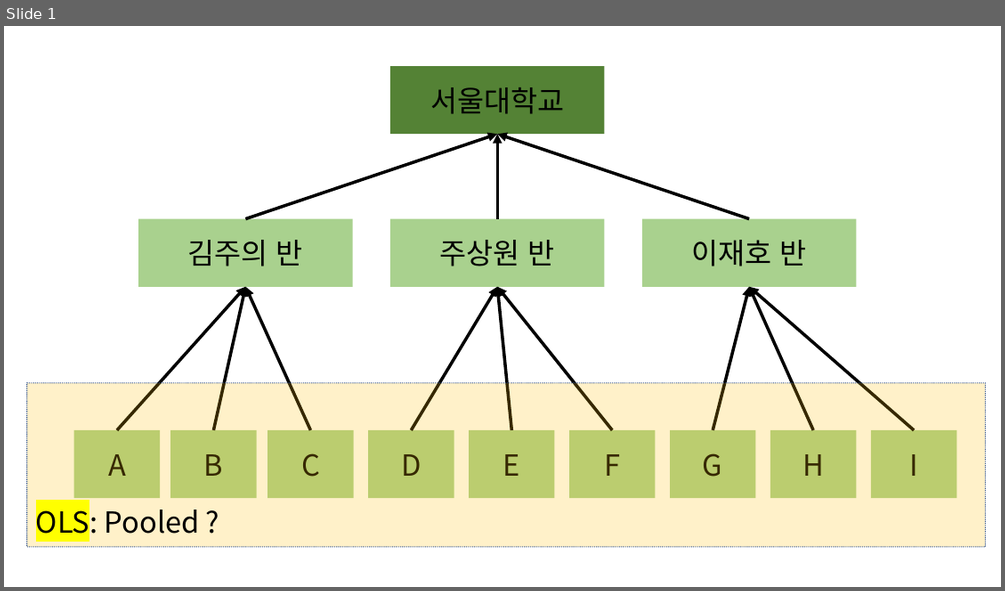
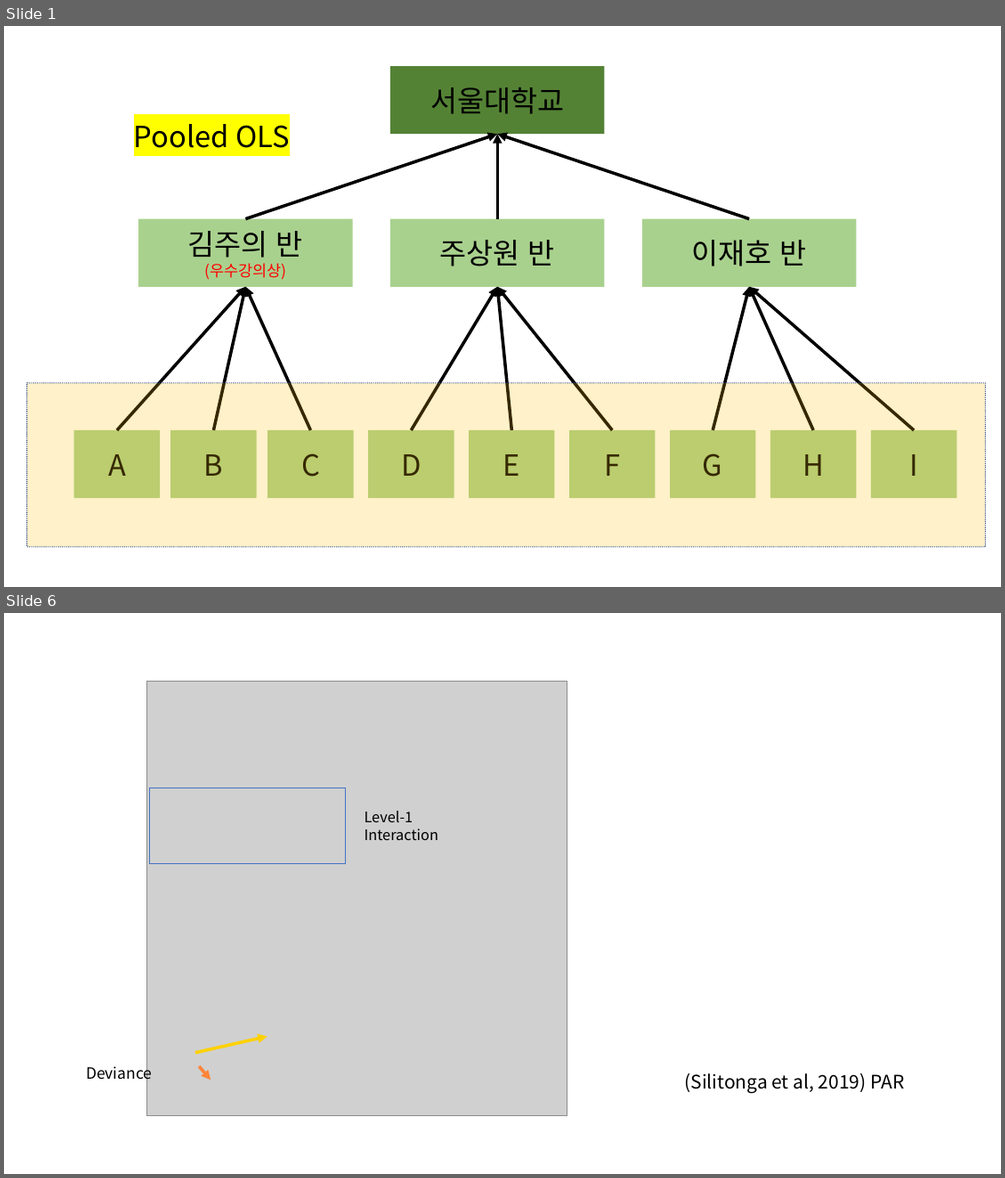
Before and after one commit to SangwonJu/HLM, a slide deck: 그림.pptx. Shown one above the other, each under a label of ours: slide 1 before the commit, slides 1 and 6 after it; the slides between them are not shown. The pictures are 1005x591 and 1005x1178 pixels, drawn with LibreOffice and Linux fonts; fonts in the diff are those of the drawing; grey boxes stand for pictures. Boxes give left, top, right and bottom in pixels: in the first picture for what was removed or moved away, otherwise in the second. Text is boxed around its words. In the diff, an @@ line names an element or a change of style, - is before the commit and + after.

```diff
--- a/그림.pptx
+++ b/그림.pptx
@@ slide 6 added at (4, 613, 1001, 1174), background #FFFFFF @@
@@ picture added at (146, 681, 566, 1116) @@
@@ rectangle added at (150, 788, 346, 864), outline #4472C4 0.75 pt @@
@@ text added at (364, 811, 439, 840), 14 pt, text #000000 @@
+Level-1 Interaction
@@ arrow added from (195, 1053) to (267, 1037), #FED100 3 pt @@
@@ picture added at (263, 1021, 391, 1066) @@
@@ text added at (86, 1062, 152, 1083), 15 pt, text #000000 @@
+Deviance
@@ arrow added from (199, 1066) to (210, 1079), #FF8439 3 pt @@
@@ picture added at (207, 1069, 339, 1114) @@
@@ text added at (684, 1073, 904, 1093), 18 pt, text #000000 @@
+(Silitonga et al, 2019) PAR
@@ slide 1 changed as well @@
@@ text at (134, 124, 290, 148): text changed @@
-OLS: Pooled ?
+Pooled OLS
@@ text in rectangle at (188, 231, 303, 280): text changed; size 28 to 15 pt; text colour #000000 to #FF0000 @@
-김주의 반
+김주의 반
+(우수강의상)
```
Also in this commit, not shown: 9 other slides added, 45 other files.
